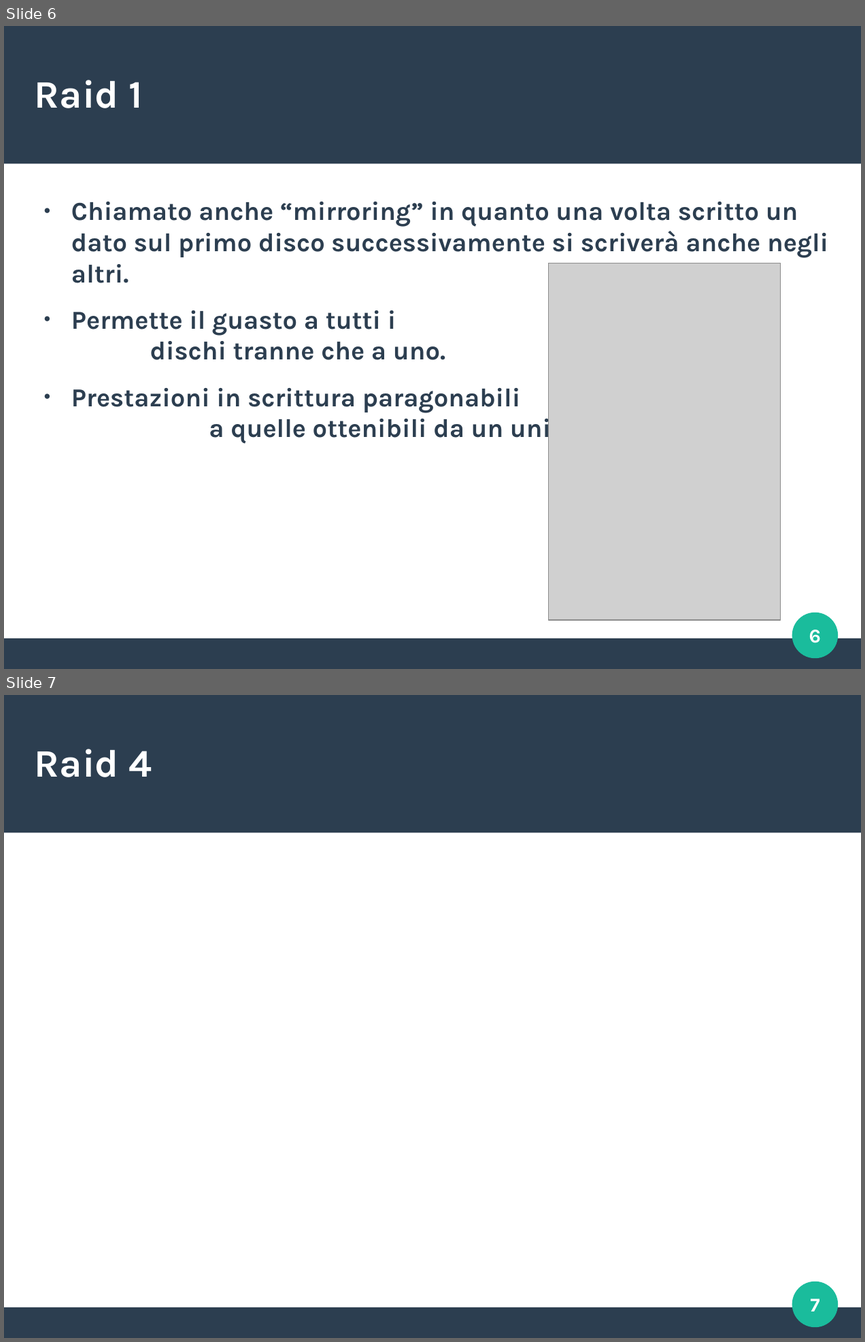
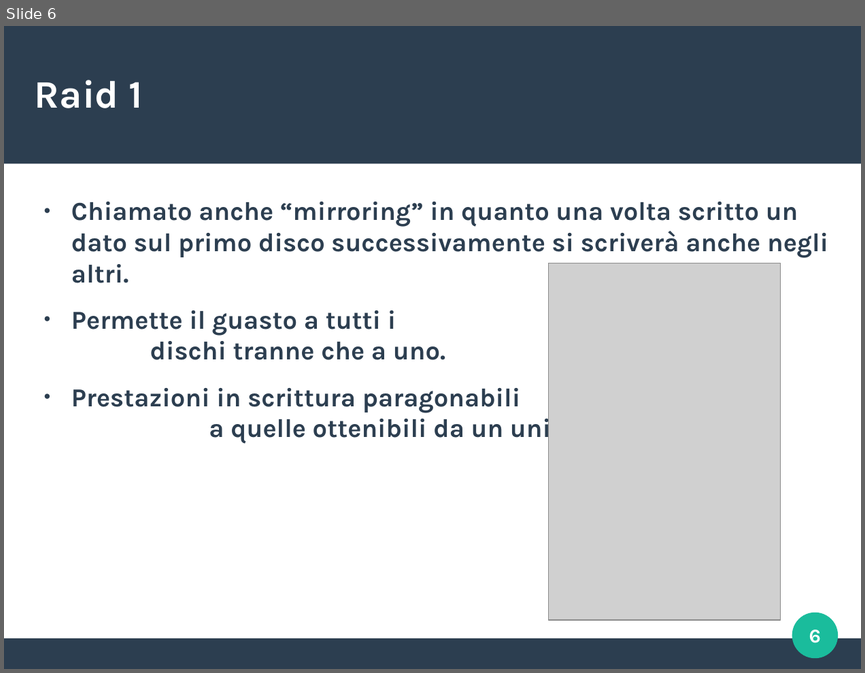
Before and after one commit to Brombe74/Debian-VM, a slide deck: Presentazione_sistemi.odp. Shown one above the other, each under a label of ours: slides 6 and 7 before the commit, slide 6 after it. The pictures are 865x1342 and 865x673 pixels, drawn with LibreOffice and Linux fonts; fonts in the diff are those of the drawing; grey boxes stand for pictures. Boxes give left, top, right and bottom in pixels: in the first picture for what was removed or moved away, otherwise in the second. Text is boxed around its words. In the diff, an @@ line names an element or a change of style, - is before the commit and + after.

```diff
--- a/Presentazione_sistemi.odp
+++ b/Presentazione_sistemi.odp
@@ slide 7 removed at box(4, 695, 861, 1338), background #FFFFFF; not listed: 3 template elements that a slide beside it also shows @@
@@ title removed at box(35, 749, 152, 777) @@
-Raid 4
@@ page number removed at box(810, 1298, 819, 1311) @@
-7
```
Also in this commit, not shown: 2 slides changed, 2 slides added, 1 other slide removed.
